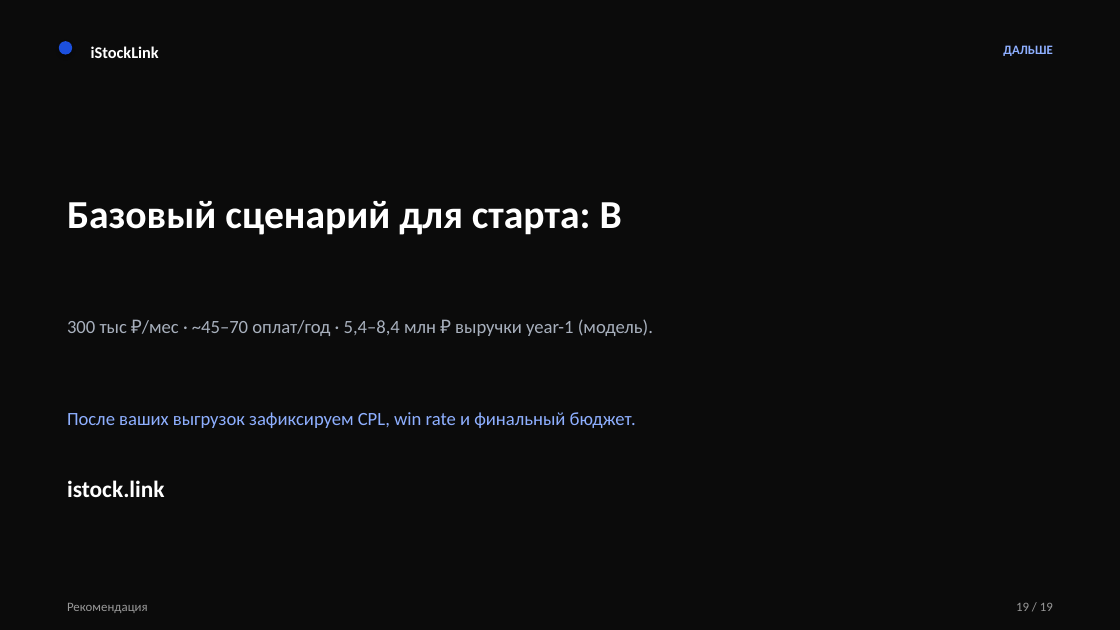
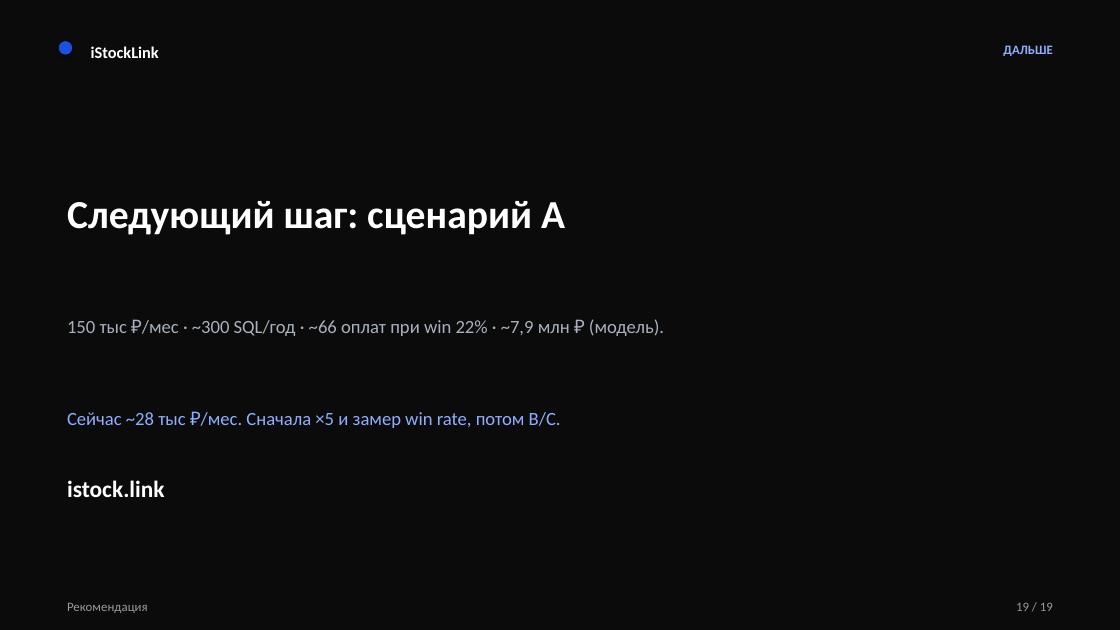
Before and after one commit to kolomoets-netizen/Link, a slide deck: slide 19 of content/business/istocklink-crm-srm-gtm.pptx. Drawn at 1120x630 pixels with LibreOffice and Linux fonts; fonts in the diff are those of the drawing. Boxes give left, top, right and bottom in pixels: in the first picture for what was removed or moved away, otherwise in the second. Text is boxed around its words. In the diff, an @@ line names an element or a change of style, - is before the commit and + after.

```diff
--- a/content/business/istocklink-crm-srm-gtm.pptx
+++ b/content/business/istocklink-crm-srm-gtm.pptx
@@ text at <box>67,201,565,235</box>: text changed @@
-Базовый сценарий для старта: B
+Следующий шаг: сценарий A
@@ text at <box>67,319,664,336</box>: text changed @@
-300 тыс ₽/мес · ~45–70 оплат/год · 5,4–8,4 млн ₽ выручки year-1 (модель).
+150 тыс ₽/мес · ~300 SQL/год · ~66 оплат при win 22% · ~7,9 млн ₽ (модель).
@@ text at <box>67,412,561,428</box>: text changed @@
-После ваших выгрузок зафиксируем CPL, win rate и финальный бюджет.
+Сейчас ~28 тыс ₽/мес. Сначала ×5 и замер win rate, потом B/C.
```
Also in this commit, not shown: 4 other slides changed, 1 slide added, 1 slide removed, 7 other files.
